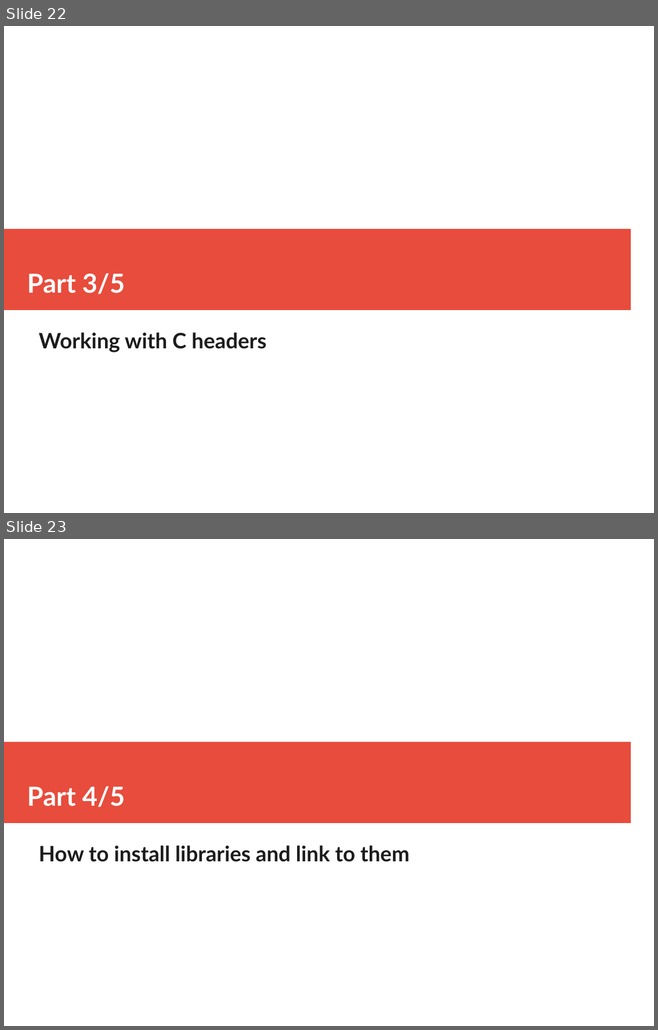
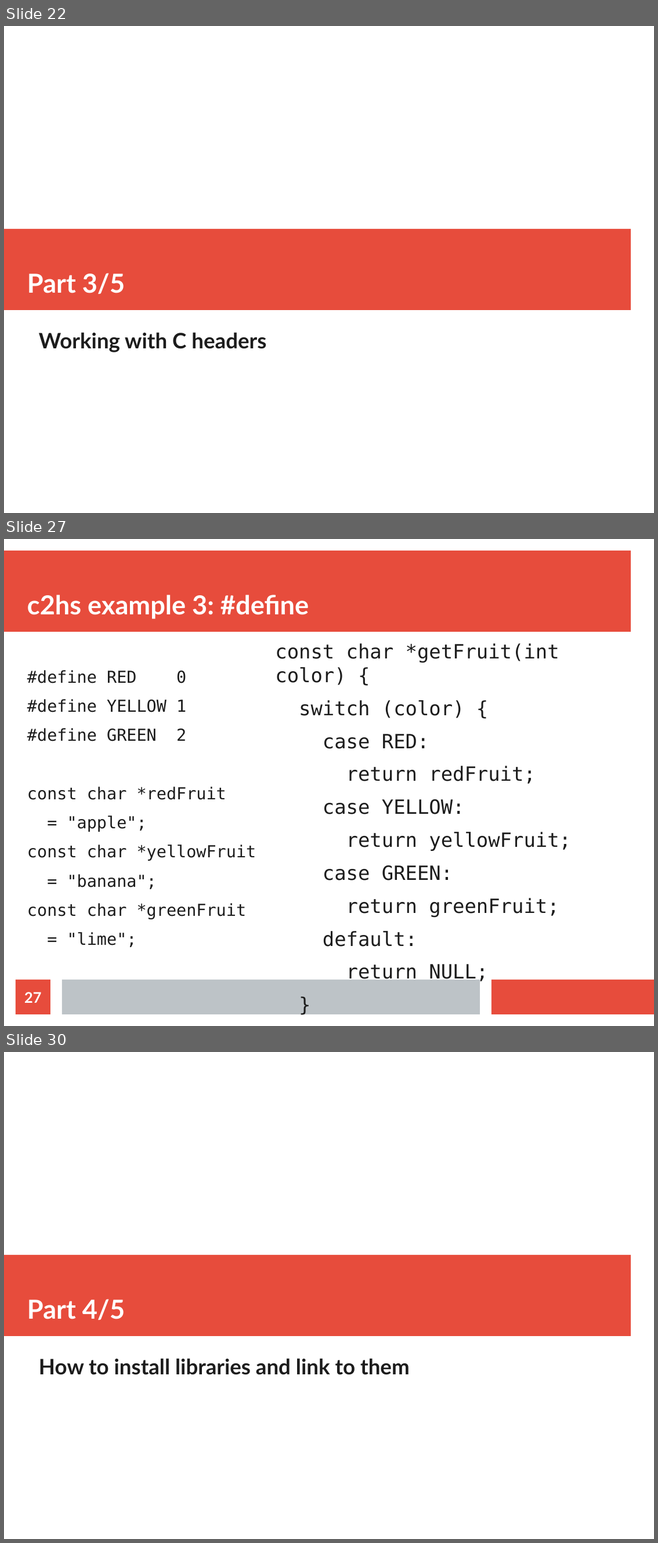
Before and after one commit to mtolly/haskell-c-talk, a slide deck: presentation.odp. Shown one above the other, each under a label of ours: slides 22 and 23 before the commit, slides 22, 27 and 30 after it; the slides between them are not shown. The pictures are 658x1030 and 658x1543 pixels, drawn with LibreOffice and Linux fonts; fonts in the diff are those of the drawing. Boxes give left, top, right and bottom in pixels: in the first picture for what was removed or moved away, otherwise in the second. Text is boxed around its words. In the diff, an @@ line names an element or a change of style, - is before the commit and + after.

Commit message:
Presentation mostly done, c2hs examples

```diff
--- a/presentation.odp
+++ b/presentation.odp
@@ slide 27 added at bbox=[4, 539, 654, 1026], background #FFFFFF @@
@@ rectangle added at bbox=[4, 551, 630, 632], fill #E74C3C @@
@@ title added at bbox=[27, 595, 308, 619], 32 pt, text #FFFFFF, bold @@
+c2hs example 3: #define
@@ text added at bbox=[275, 643, 571, 947], 24.1 pt, text #1C1C1C @@
+const char *getFruit(int color) {
+switch (color) {
+case RED:
+return redFruit;
+case YELLOW:
+return yellowFruit;
+case GREEN:
+return greenFruit;
+default:
+return NULL;
+}
+}
@@ text added at bbox=[27, 670, 256, 919], 20.1 pt, text #1C1C1C @@
+#define RED 0
+#define YELLOW 1
+#define GREEN 2
+const char *redFruit
+= "apple";
+const char *yellowFruit
+= "banana";
+const char *greenFruit
+= "lime";
@@ page number added at bbox=[16, 980, 50, 1015], fill #E74C3C, 18 pt, text #FFFFFF, bold @@
+27
@@ rectangle added at bbox=[62, 980, 480, 1015], fill #BDC3C7 @@
@@ rectangle added at bbox=[492, 980, 654, 1015], fill #E74C3C @@
@@ what was slide 23 is now slide 30 @@
```
Also in this commit, not shown: 1 slide changed, 6 other slides added, 14 other files.
